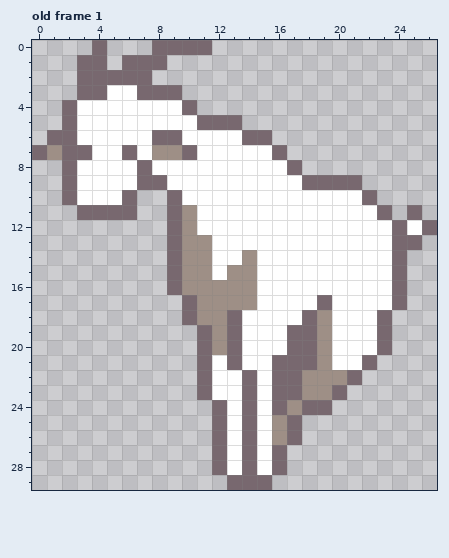
Edited in one commit: animated GIF sprite (assets/goat.gif). The picture above was drawn from the file before the commit.
The file is 54x60 pixels, drawn in blocks of 2x2; one block is one cell here. Shown: old frame 1. The commit also changed other frames, which this record leaves out.
After the commit:
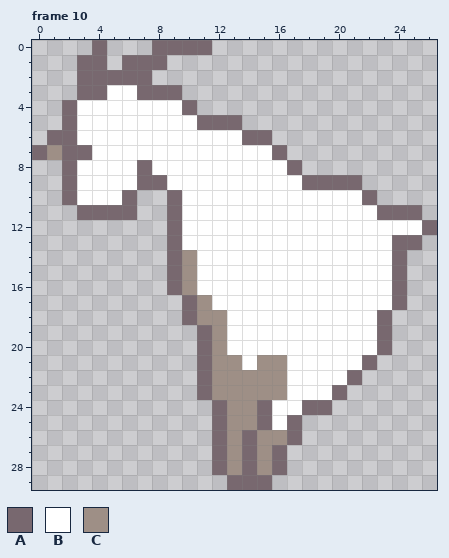
Palette (. is transparent): A #78686f  B #ffffff  C #9e8f86
A new or re-ordered frame is compared with the old frame closest to it.
The edit:
frames 1 -> 10
Frame 10 is new; against old frame 1:
Colour A is added in row 11 at x 24.
Colour A replaces colour B in rows 24 to 25 at x 15.
Colour B replaces colour A in row 6 at x 8 to 9; in row 7 at x 6 and 10; in row 12 at x 24; in row 17 at x 19; in row 18 at x 13 and 18; in rows 19 to 20 at x 13 and 17 to 18.
Colour B replaces colour A in row 21 at x 17 to 18; in rows 22 to 23 at x 17; in row 24 at x 16.
Colour B replaces colour C in row 7 at x 8 to 9; in rows 11 to 12 at x 10; in row 13 at x 10 to 11; in row 14 at x 11 and 14; in row 15 at x 11 and 13 to 14; in row 16 at x 11 to 14.
Colour B replaces colour C in row 17 at x 12 to 14; in rows 18 to 21 at x 19; in row 22 at x 18 to 20; in row 23 at x 18 to 19; in row 24 at x 17; in row 25 at x 16.
Colour C replaces colour A in row 21 at x 13 and 16; in rows 22 to 23 at x 14 and 16; in rows 24 to 25 at x 14.
Colour C replaces colour B in row 21 at x 12 and 15; in rows 22 to 23 at x 12 to 13 and 15; in rows 24 to 25 at x 13; in rows 26 to 28 at x 13 and 15.
Pixel boxes of the changes (left, top, right, bottom) in both pictures:
changed: (122, 130, 347, 475)
changed: (392, 205, 407, 235)
